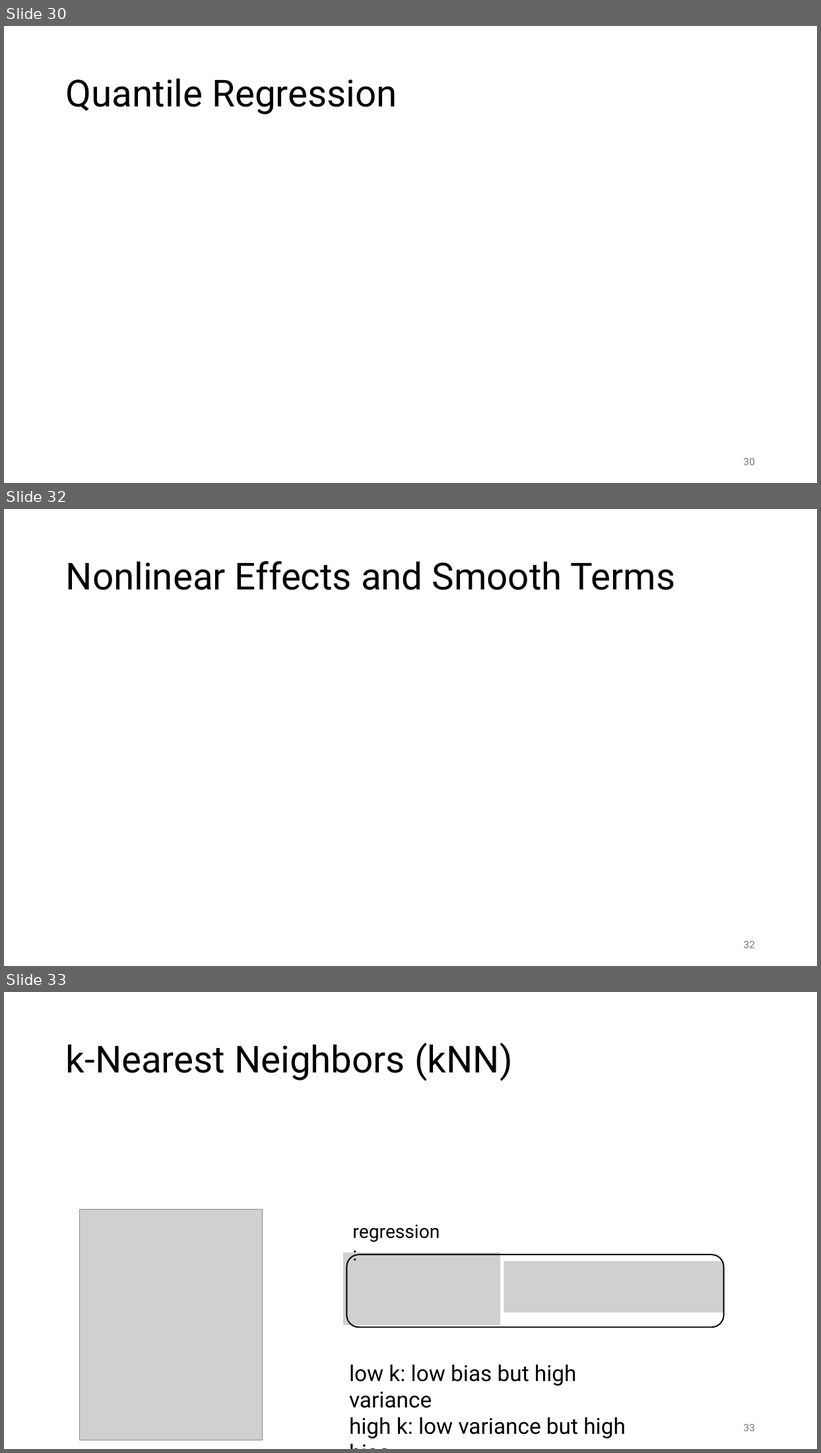
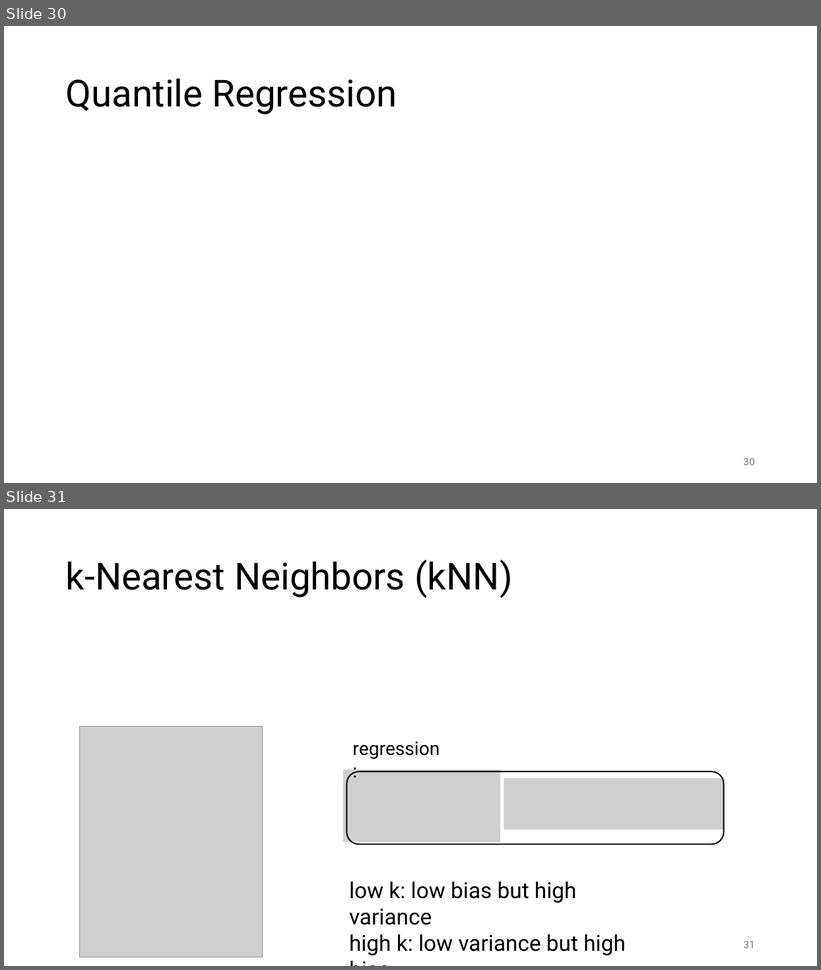
Before and after one commit to FelixWick/data_science, a slide deck: slides/5_ML.pptx. Shown one above the other, each under a label of ours: slides 30, 32 and 33 before the commit, slides 30 and 31 after it; the slides between them are not shown. The pictures are 821x1453 and 821x970 pixels, drawn with LibreOffice and Linux fonts; fonts in the diff are those of the drawing; grey boxes stand for pictures. Boxes give left, top, right and bottom in pixels: in the first picture for what was removed or moved away, otherwise in the second. Text is boxed around its words. In the diff, an @@ line names an element or a change of style, - is before the commit and + after.

```diff
--- a/slides/5_ML.pptx
+++ b/slides/5_ML.pptx
@@ slide 32 removed at <box>4,509,817,966</box>, background #FFFFFF @@
@@ title removed at <box>66,561,675,590</box> @@
-Nonlinear Effects and Smooth Terms
@@ page number removed at <box>744,941,755,949</box> @@
-32
@@ what was slide 33 is now slide 31 @@
@@ page number at <box>744,941,755,949</box>: text changed @@
-33
+31
```
Also in this commit, not shown: 3 slides changed, 1 slide added, 3 other slides removed, 5 other files.
